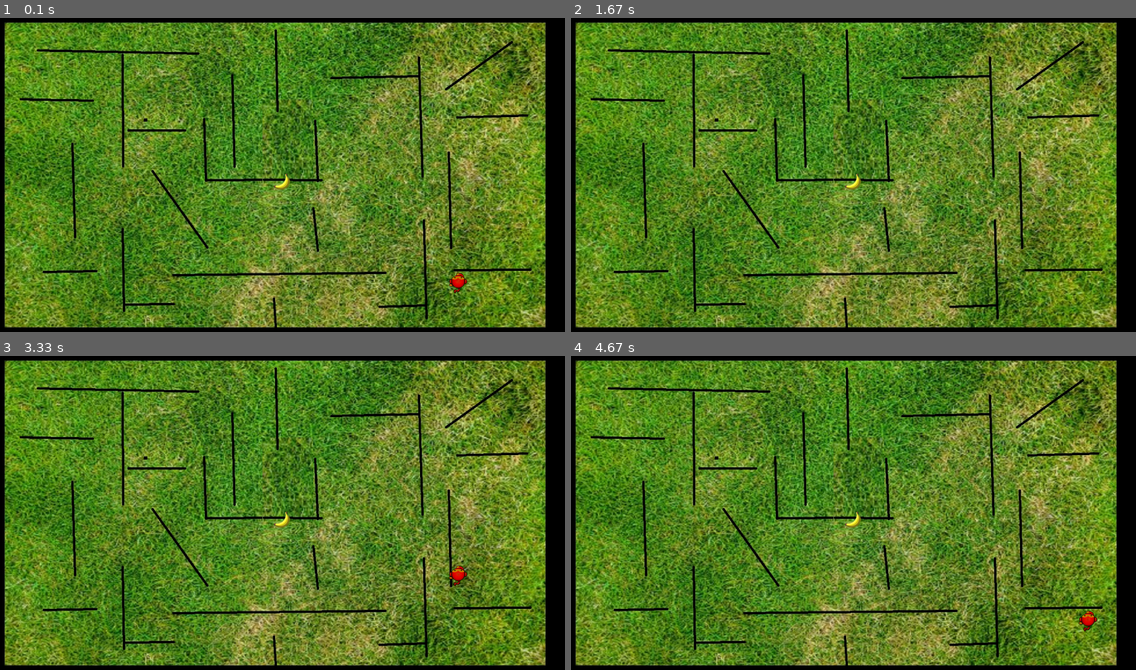
Above: before the commit, frames 1-4 (two rows, left to right).
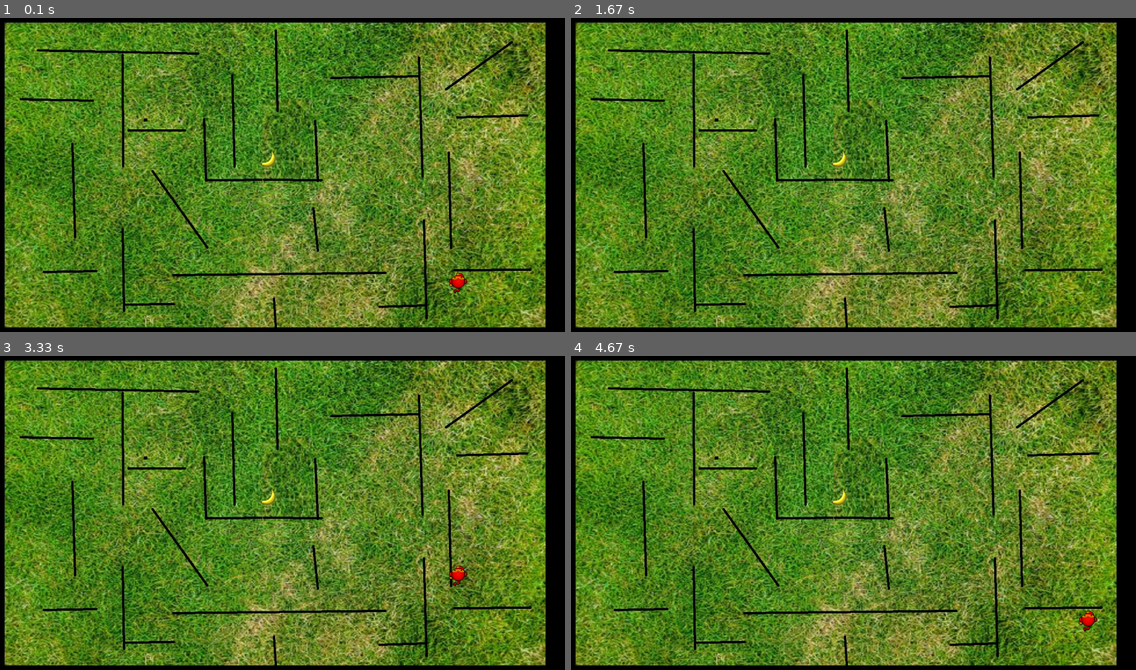
Above: after the commit, the same moments.

Repository: AyoubErrajraji/MonkeyBusiness
Game: pygame game, started from main.py
The game is run twice, just before and just after one commit, with the same random seed, the same clock (stepped at 60 frames per second) and the same inputs.
Inputs (mouse positions are in pixels of both pictures, inside the frame that each line leads up to):
- Up to frame 1 (0.1 s): no input
- Up to frame 2 (1.67 s): hold Right 0.33-0.8 s; move the mouse to (825, 190) at 0.37 s; hold Up 0.83-1.13 s; hold Right 1.17-1.63 s
- Up to frame 3 (3.33 s): hold Left 1.67-2.2 s; hold Down 2.23-2.53 s; hold Left 2.57-2.97 s; hold Up from 3 s (still down)
- Up to frame 4 (4.67 s): release Up at 3.37 s; hold Right 3.4-4.03 s; hold Down 4.07-4.43 s; hold Left from 4.47 s (still down)

The runs differ from the first frame. In frame 1, 0.1% of the frame differs, in the area x 46-82%, y 42-86%; in frame 2, 0.1%; in frame 3, 0.1%, in the area x 46-82%, y 42-73%; in frame 4, 0.1%.

Commit message:
Collision with Flag (Part 1) + Nieuwe sprite
De vlag beweegt nog niet mee

Diff:
--- a/fightclub_lib/fightclub.py
+++ b/fightclub_lib/fightclub.py
@@ -13,6 +13,7 @@
 
         #Loading Images
         mainImg = pygame.image.load('data/fightclub/monkey.png').convert_alpha()
+        charwFlagImg = pygame.image.load('data/fightclub/charwflag.png').convert_alpha()
 
         flagImg = pygame.image.load("data/fightclub/flag.png").convert_alpha()
 
@@ -20,10 +21,14 @@
         bckImg = pygame.transform.scale(bckImg, (width, height))
 
         def Background(x, y):
-            gameDisplay.blit(bckImg, (x,y))
+            gameDisplay.blit(bckImg, (x, y))
 
         def Character(x, y):
             gameDisplay.blit(mainImg, (x, y))
+
+        def CharwithFlag(x, y):
+            gameDisplay.blit(charwFlagImg, (x, y))
+
         x = (width * 0.8)
         y = (height * 0.8)
         x_change = 0
@@ -53,13 +58,17 @@
                     if event.key == pygame.K_UP or event.key == pygame.K_DOWN:
                         y_change = 0
 
-
             x += x_change
             y += y_change
 
             Background(0,0)
             Character(x,y)
-            Flag((1260/2), (700/2))
+            Flag((600), (300))
+
+            if x > 580 and x <630 and y > 280 and y < 330 :
+                CharwithFlag(x, y)
+            else:
+                Character(x, y)
 
             pygame.display.update()
             clock.tick(60)
Binary file added: data/fightclub/charwflag.png
